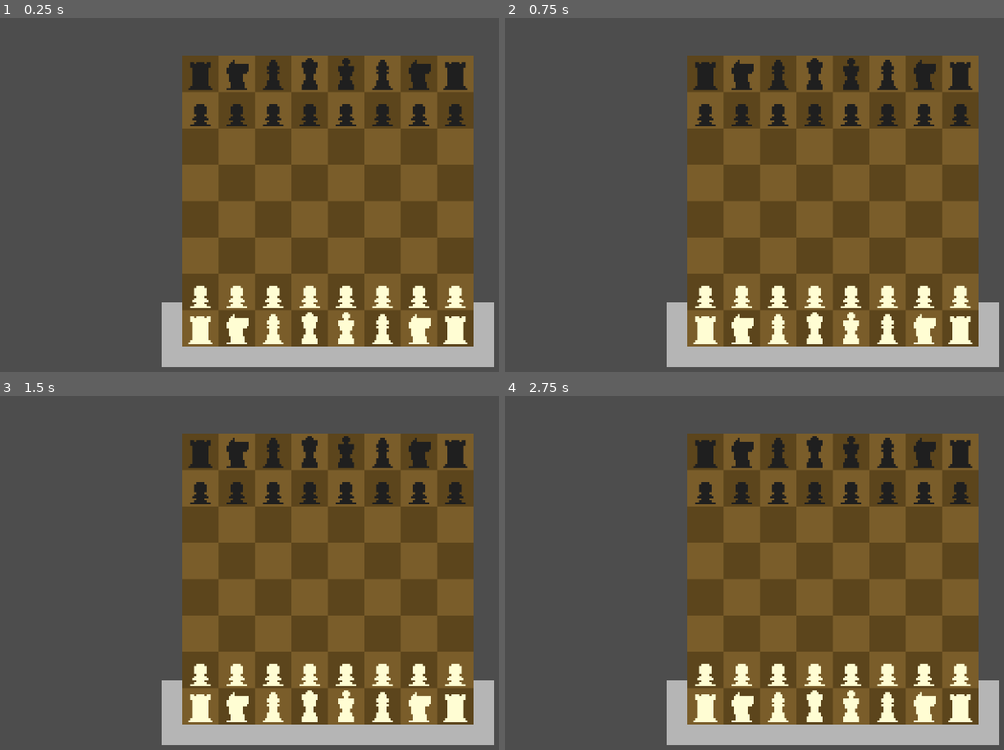
Above: before the commit, frames 1-4 (two rows, left to right).
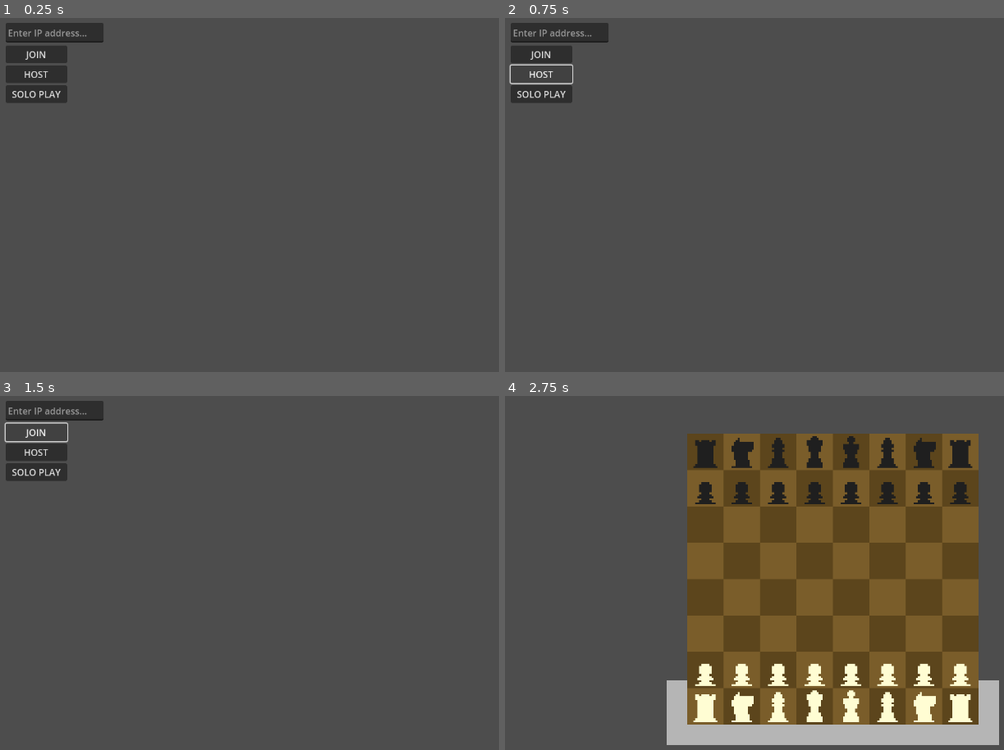
Above: after the commit, the same moments.

Repository: Pogromca-SCP/GDChess
Game: Godot game, scene res://scenes/main.tscn
The game is run twice, just before and just after one commit, with the same random seed, the same clock (stepped at 60 frames per second) and the same inputs.
Inputs (mouse positions are in pixels of both pictures, inside the frame that each line leads up to):
- Up to frame 1 (0.25 s): no input
- Up to frame 2 (0.75 s): click (539, 74) at 0.5 s, where only the run after the commit has a clickable "HOST"
- Up to frame 3 (1.5 s): click (34, 431) at 1.25 s, where only the run after the commit has a clickable "JOIN"
- Up to frame 4 (2.75 s): click (539, 473) at 2 s, where only the run after the commit has a clickable "SOLO PLAY"

The runs differ from the first frame. In frame 1, 56% of the frame differs, in the area x 1-100%, y 1-99%; in frame 2, 55%; in frame 3, 55%; in frame 4, nothing differs.

Commit message:
Added shitty networking

Diff:
--- a/scenes/main.tscn
+++ b/scenes/main.tscn
@@ -9,6 +9,7 @@
 [ext_resource type="Texture2D" uid="uid://ciryl7iwvkycu" path="res://assets/black_knight.png" id="6_kg2av"]
 [ext_resource type="Texture2D" uid="uid://c1r4d4hdiyin6" path="res://assets/black_bishop.png" id="7_85hgd"]
 [ext_resource type="Texture2D" uid="uid://b5hsog8r37ln7" path="res://assets/black_queen.png" id="8_awx35"]
+[ext_resource type="PackedScene" uid="uid://bwexeoss8ilgn" path="res://scenes/menu.tscn" id="9_q5l2r"]
 
 [sub_resource type="StyleBoxTexture" id="StyleBoxTexture_5lcen"]
 texture = ExtResource("2_kph43")
@@ -174,5 +175,8 @@
 theme_override_styles/disabled = SubResource("StyleBoxEmpty_ftudr")
 theme_override_styles/focus = SubResource("StyleBoxEmpty_yyltm")
 
+[node name="Menu" parent="." instance=ExtResource("9_q5l2r")]
+
 [node name="Board" parent="." instance=ExtResource("1_fr0a5")]
+visible = false
 position = Vector2(72, -72)
--- /dev/null
+++ b/scenes/menu.tscn
@@ -0,0 +1,34 @@
+[gd_scene load_steps=2 format=3 uid="uid://bwexeoss8ilgn"]
+
+[ext_resource type="Script" path="res://scripts/host.gd" id="1_3mnnx"]
+
+[node name="Menu" type="CanvasLayer"]
+script = ExtResource("1_3mnnx")
+
+[node name="IP" type="TextEdit" parent="."]
+offset_left = 10.0
+offset_top = 10.0
+offset_right = 182.0
+offset_bottom = 45.0
+placeholder_text = "Enter IP address..."
+
+[node name="Host" type="Button" parent="."]
+offset_left = 10.0
+offset_top = 85.0
+offset_right = 118.0
+offset_bottom = 116.0
+text = "HOST"
+
+[node name="Join" type="Button" parent="."]
+offset_left = 10.0
+offset_top = 50.0
+offset_right = 118.0
+offset_bottom = 81.0
+text = "JOIN"
+
+[node name="Solo" type="Button" parent="."]
+offset_left = 10.0
+offset_top = 120.175
+offset_right = 118.0
+offset_bottom = 151.175
+text = "SOLO PLAY"
--- a/scripts/chess.gd
+++ b/scripts/chess.gd
@@ -116,7 +116,7 @@
 
 func _input(event: InputEvent) -> void:
 	if !(event is InputEventMouseButton) || !event.pressed || promotion_square != null || \
-			event.button_index != MOUSE_BUTTON_LEFT || is_mouse_out():
+			event.button_index != MOUSE_BUTTON_LEFT || is_mouse_out() || !is_my_turn():
 		return
 
 	var mouse_pos: Vector2 = get_global_mouse_position()
@@ -124,9 +124,16 @@
 	var x: int = abs(snapped(mouse_pos.y, 0)) / CELL_WIDTH
 
 	if choosing_move:
-		set_move(x, y)
+		if multiplayer.multiplayer_peer == null:
+			set_move(x, y)
+		else:
+			set_move.rpc(x, y)
 	elif is_same_team(board[x][y]):
-		selected_piece = Vector2(x, y)
+		if multiplayer.multiplayer_peer == null:
+			simulate_options(x, y)
+		else:
+			simulate_options.rpc(x, y)
+
 		show_options()
 		choosing_move = true
 #endregion
@@ -169,9 +176,13 @@
 	turn.texture = TURN_WHITE if is_white_turn else TURN_BLACK
 
 
+@rpc("any_peer", "call_local", "reliable")
+func simulate_options(x: int, y: int) -> void:
+	selected_piece = Vector2(x, y)
+	moves = get_moves(selected_piece)
+
+
 func show_options() -> void:
-	moves = get_moves(selected_piece)
-
 	if moves.is_empty():
 		choosing_move = false
 		return
@@ -194,6 +205,7 @@
 #endregion
 
 #region Movement
+@rpc("any_peer", "call_local", "reliable")
 func set_move(x: int, y: int) -> void:
 	var just_now: bool = false
 
@@ -221,8 +233,13 @@
 	delete_dots()
 	choosing_move = false
 
-	if (selected_piece.x != x || selected_piece.y != y) && is_same_team(board[x][y]):
-		selected_piece = Vector2(x, y)
+	if is_my_turn() && (selected_piece.x != x || selected_piece.y != y) && \
+			is_same_team(board[x][y]):
+		if multiplayer.multiplayer_peer == null:
+			simulate_options(x, y)
+		else:
+			simulate_options.rpc(x, y)
+
 		show_options()
 		choosing_move = true
 
@@ -462,6 +479,11 @@
 #endregion
 
 #region Misc
+func is_my_turn() -> bool:
+	return multiplayer.multiplayer_peer == null || (is_white_turn if multiplayer.is_server() else \
+			!is_white_turn)
+
+
 func is_valid_position(pos: Vector2) -> bool:
 	return pos.x >= 0 && pos.x < BOARD_SIZE && pos.y >= 0 && pos.y < BOARD_SIZE
 
@@ -480,13 +502,26 @@
 
 func promote(pos: Vector2) -> void:
 	promotion_square = pos
+
+	if !is_my_turn():
+		return
+
 	white_pieces.visible = is_white_turn
 	black_pieces.visible = !is_white_turn
 
 
 func _on_button_pressed(button: Button) -> void:
 	var num_char: int = int(button.name.substr(0, 1))
-	board[promotion_square.x][promotion_square.y] = -num_char if is_white_turn else num_char
+
+	if multiplayer.multiplayer_peer == null:
+		promotion(num_char)
+	else:
+		promotion.rpc(num_char)
+
+
+@rpc("any_peer", "call_local", "reliable")
+func promotion(num: int) -> void:
+	board[promotion_square.x][promotion_square.y] = -num if is_white_turn else num
 	white_pieces.visible = false
 	black_pieces.visible = false
 	promotion_square = null
--- /dev/null
+++ b/scripts/host.gd
@@ -0,0 +1,88 @@
+extends Node
+
+#region Data
+const PORT = 7000
+const DEFAULT_SERVER_IP = "127.0.0.1"
+const MAX_CONNECTIONS = 1
+
+@onready
+var ip_box: TextEdit = $IP
+
+@onready
+var join: Button = $Join
+
+@onready
+var host: Button = $Host
+
+@onready
+var solo: Button = $Solo
+
+@onready
+var board: Sprite2D = $"../Board"
+#endregion
+
+#region Shitty networking
+func _ready() -> void:
+	multiplayer.peer_connected.connect(_on_player_connected)
+	multiplayer.peer_disconnected.connect(close_game)
+	multiplayer.connection_failed.connect(remove_multiplayer_peer)
+	multiplayer.server_disconnected.connect(remove_multiplayer_peer)
+	join.pressed.connect(join_game)
+	host.pressed.connect(create_game)
+	solo.pressed.connect(start_solo_game)
+
+
+func join_game() -> void:
+	var address: String = ip_box.text
+
+	if address.is_empty():
+		address = DEFAULT_SERVER_IP
+
+	var peer: ENetMultiplayerPeer = ENetMultiplayerPeer.new()
+	var error: Error = peer.create_client(address, PORT)
+
+	if error:
+		print(error)
+		return
+
+	multiplayer.multiplayer_peer = peer
+
+
+func create_game() -> void:
+	var peer: ENetMultiplayerPeer = ENetMultiplayerPeer.new()
+	var error: Error = peer.create_server(PORT, MAX_CONNECTIONS)
+
+	if error:
+		print(error)
+		return
+
+	multiplayer.multiplayer_peer = peer
+
+
+func close_game(_id: int) -> void:
+	multiplayer.multiplayer_peer.close()
+	multiplayer.multiplayer_peer = null
+
+
+func remove_multiplayer_peer() -> void:
+	multiplayer.multiplayer_peer = null
+
+
+func start_solo_game():
+	remove_multiplayer_peer()
+	player_loaded()
+
+
+func player_loaded():
+	self.visible = false
+	board.visible = true
+
+
+func _on_player_connected(id: int):
+	_register_player.rpc_id(id)
+
+
+@rpc("any_peer", "reliable")
+func _register_player():
+	player_loaded()
+#endregion
Not shown: 1 places in scenes/main.tscn that only renumber resources
